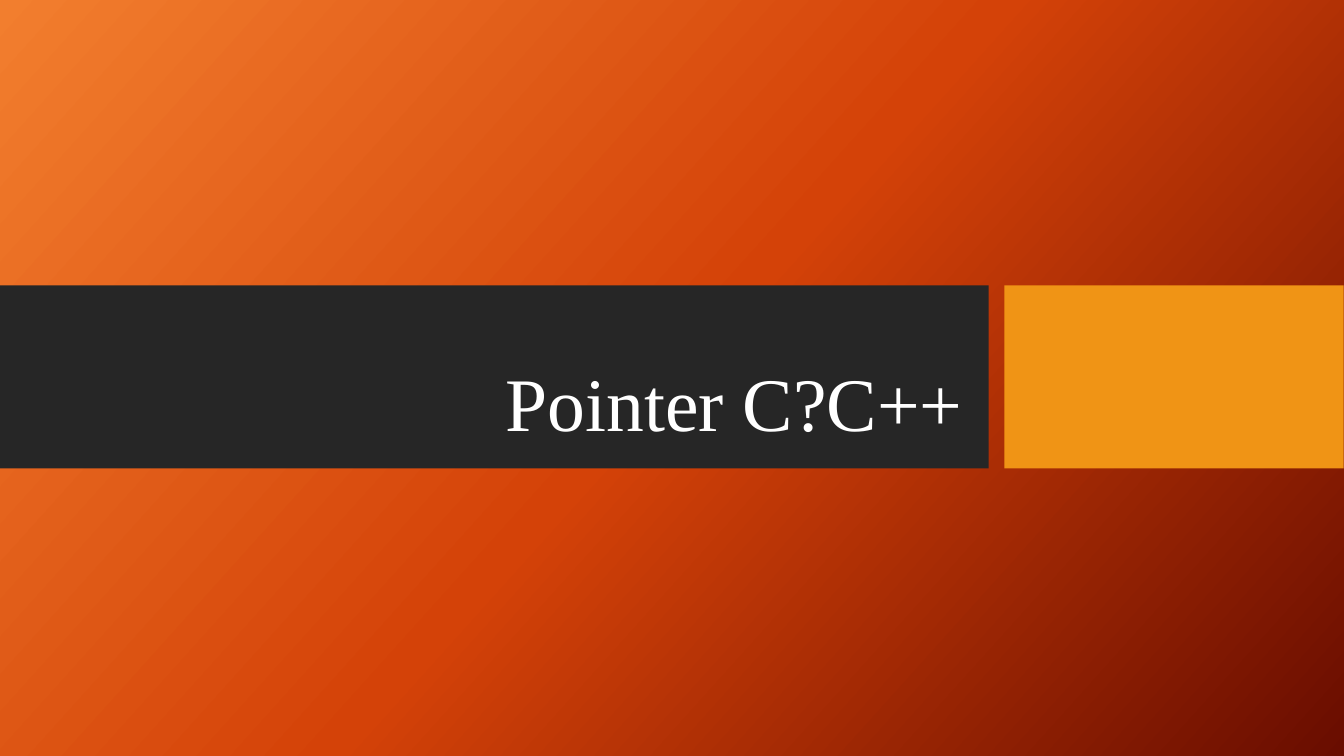
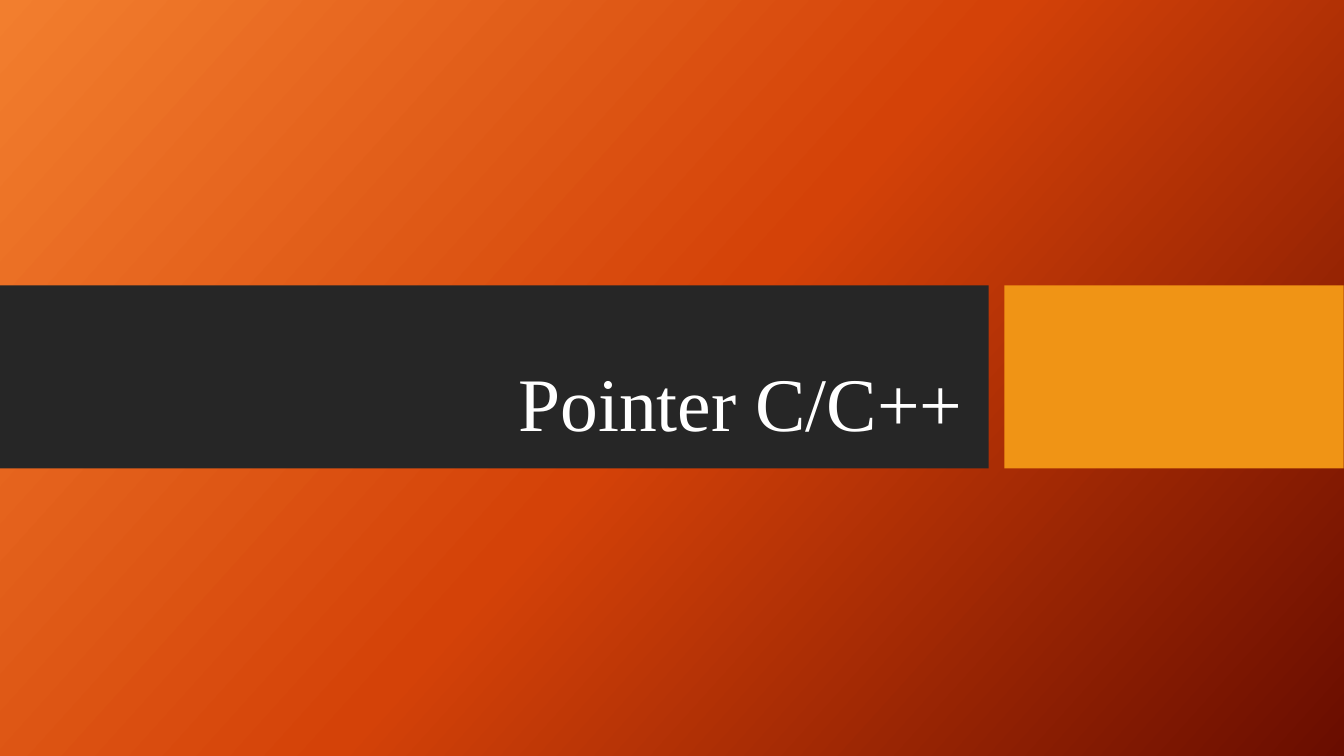
Before and after one commit to DantNg/learnCPP, a slide deck: slide 1 of Slide/Pointer.pptx. Drawn at 1344x756 pixels with LibreOffice and Linux fonts; fonts in the diff are those of the drawing; background and template pictures are left out. Boxes give left, top, right and bottom in pixels: in the first picture for what was removed or moved away, otherwise in the second. Text is boxed around its words. In the diff, an @@ line names an element or a change of style, - is before the commit and + after.

```diff
--- a/Slide/Pointer.pptx
+++ b/Slide/Pointer.pptx
@@ title at <box>518,381,962,432</box>: text changed @@
-Pointer C?C++
+Pointer C/C++
```
Also in this commit, not shown: 4 other slides changed, 2 slides added, 2 slides removed, 4 other files.
